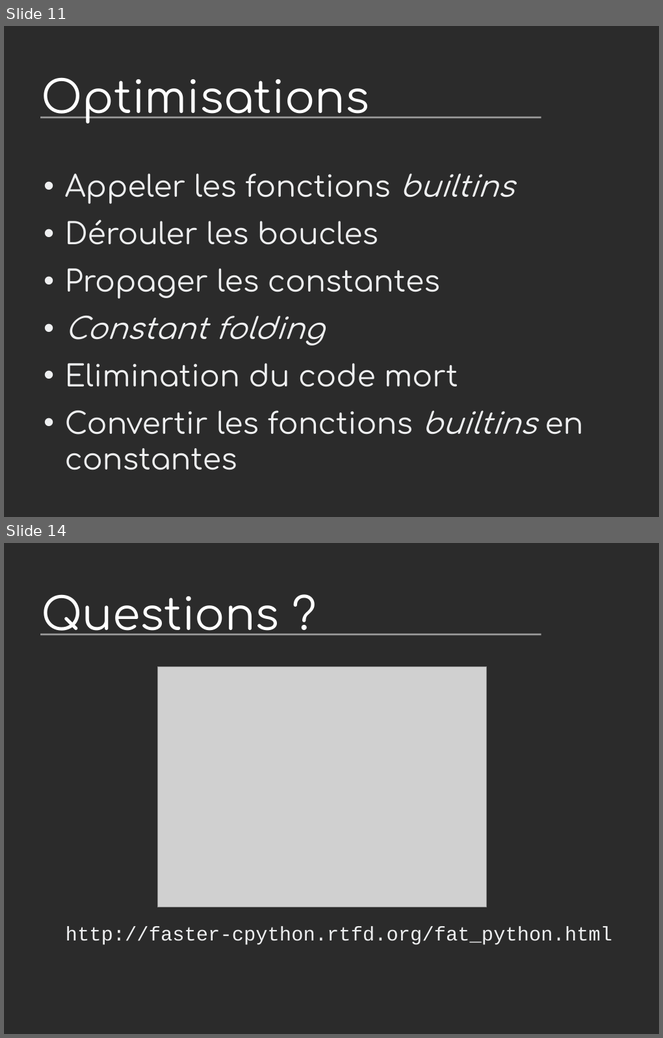
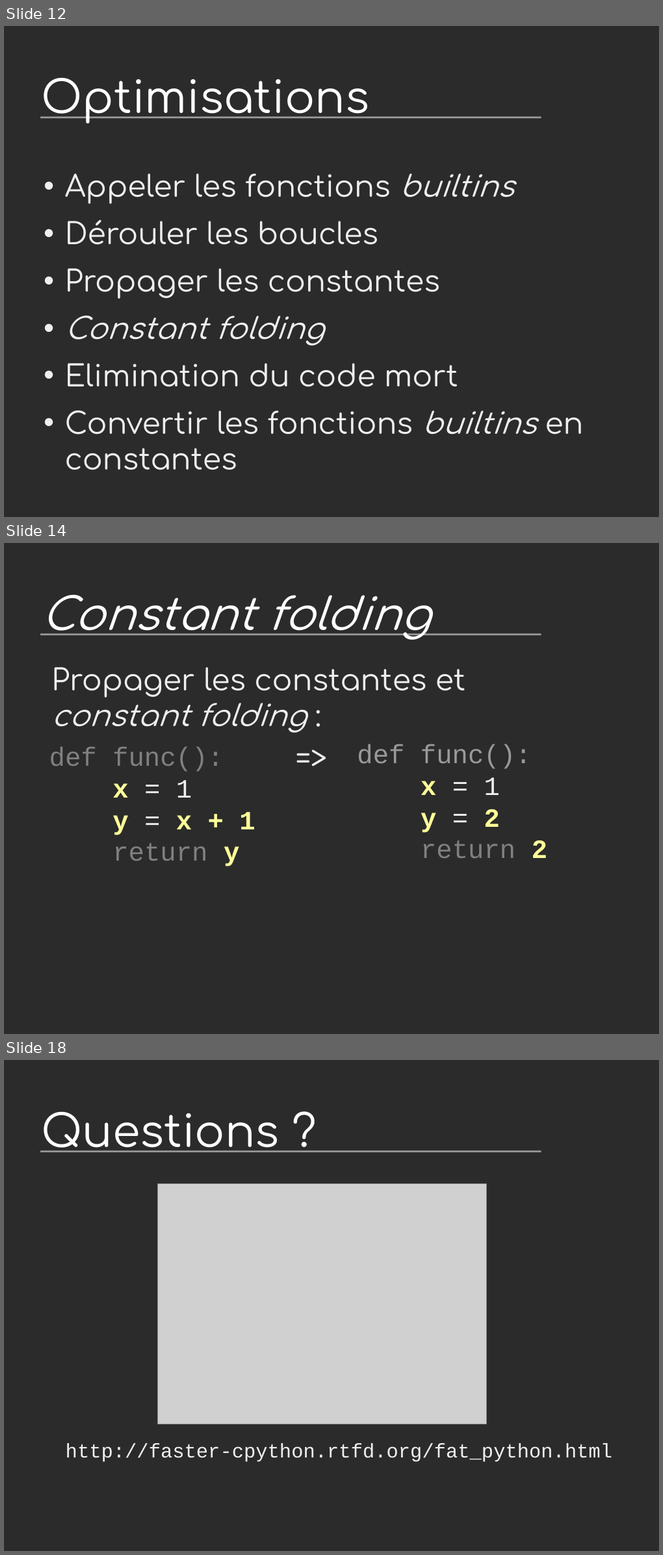
Before and after one commit to vstinner/talks, a slide deck: 2015-dev-var-Toulon/fat_python.odp. Shown one above the other, each under a label of ours: slides 11 and 14 before the commit, slides 12, 14 and 18 after it; the slides between them are not shown. The pictures are 663x1038 and 663x1555 pixels, drawn with LibreOffice and Linux fonts; fonts in the diff are those of the drawing; grey boxes stand for pictures; background and template pictures are left out; a plain dark background stands for a picture behind light text. Boxes give left, top, right and bottom in pixels: in the first picture for what was removed or moved away, otherwise in the second. Text is boxed around its words. In the diff, an @@ line names an element or a change of style, - is before the commit and + after.

```diff
--- a/2015-dev-var-Toulon/fat_python.odp
+++ b/2015-dev-var-Toulon/fat_python.odp
@@ slide 14 added at [4, 543, 659, 1034], background picture (left out); not listed: 1 template element that a slide beside it also shows @@
@@ title added at [42, 594, 431, 640], 54 pt, text #FFFFFF, italic @@
+Constant folding
@@ text added at [51, 667, 466, 733], 36 pt, text #EEEFF0 @@
+Propager les constantes et constant folding :
@@ text added at [290, 737, 334, 776], 36 pt, text #EEEFF0 @@
+=>
@@ text added at [50, 747, 255, 867], 32 pt, text #808080 @@
+def func():
+x = 1
+y = x + 1
+return y
@@ text added at [357, 745, 547, 858], 32 pt, text #999999 @@
+def func():
+x = 1
+y = 2
+return 2
@@ what was slide 11 is now slide 12 @@
@@ what was slide 14 is now slide 18 @@
```
Also in this commit, not shown: 7 slides changed, 3 other slides added, 1 other file.
